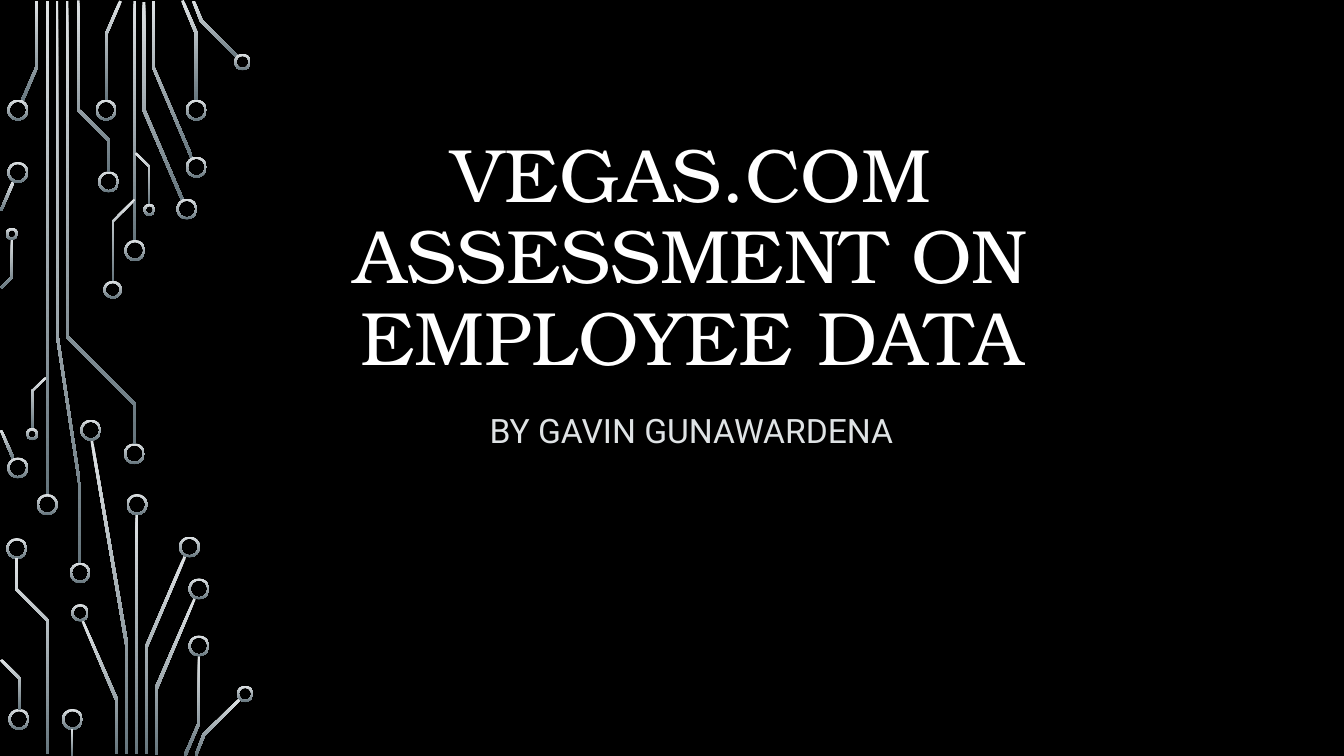
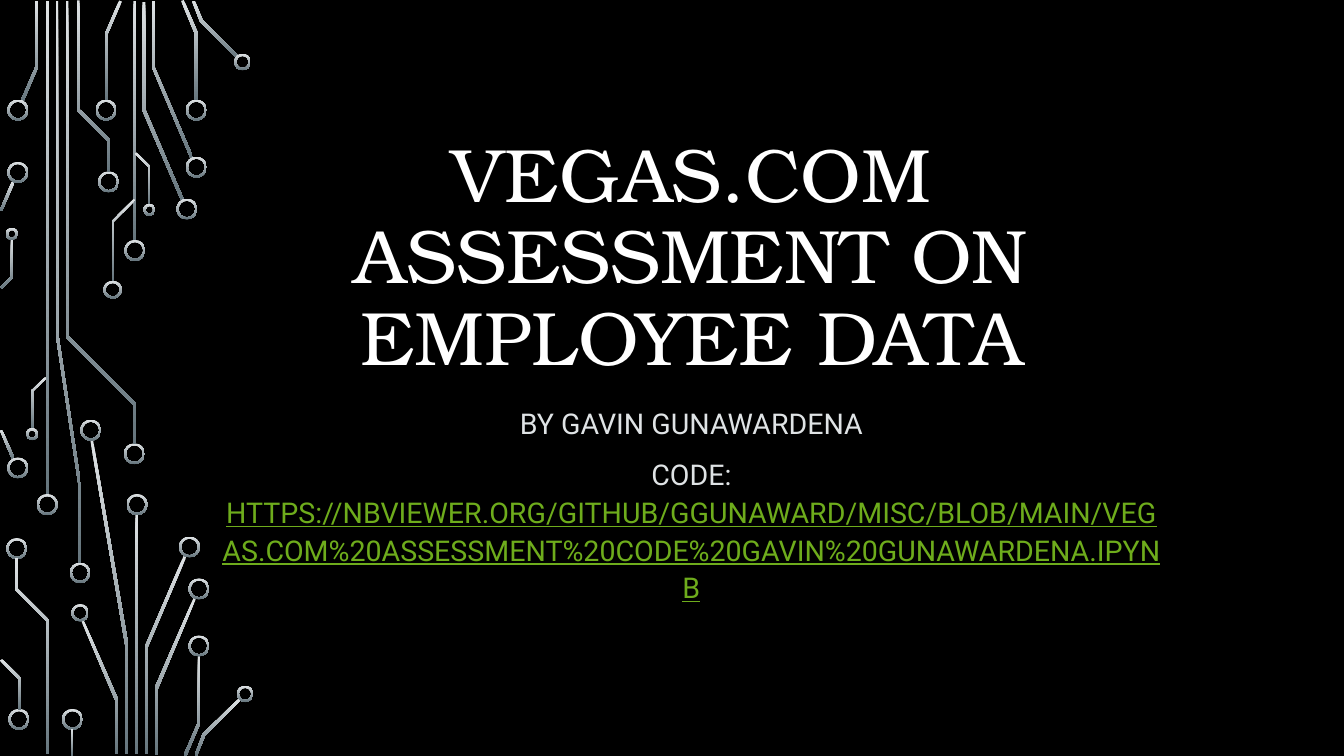
Before and after one commit to ggunaward/Misc, a slide deck: slide 1 of Vegas_dot_com assessment Powerpoint.pptx. Drawn at 1344x756 pixels with LibreOffice and Linux fonts; fonts in the diff are those of the drawing; background and template pictures are left out. Boxes give left, top, right and bottom in pixels: in the first picture for what was removed or moved away, otherwise in the second. Text is boxed around its words. In the diff, an @@ line names an element or a change of style, - is before the commit and + after.

Commit message:
Text and link updates to powerpoint.

```diff
--- a/Vegas_dot_com assessment Powerpoint.pptx
+++ b/Vegas_dot_com assessment Powerpoint.pptx
@@ subtitle at (520, 413, 862, 435): size 24 to 20.4 pt in "BY GAVIN GUNAWARDENA"; line spacing 1.2 to 1.1 @@
@@ subtitle at (222, 464, 1160, 565): paragraph added @@
+CODE: HTTPS://NBVIEWER.ORG/GITHUB/GGUNAWARD/MISC/BLOB/MAIN/VEGAS.COM%20ASSESSMENT%20CODE%20GAVIN%20GUNAWARDENA.IPYNB
```
Also in this commit, not shown: 5 other slides changed.
